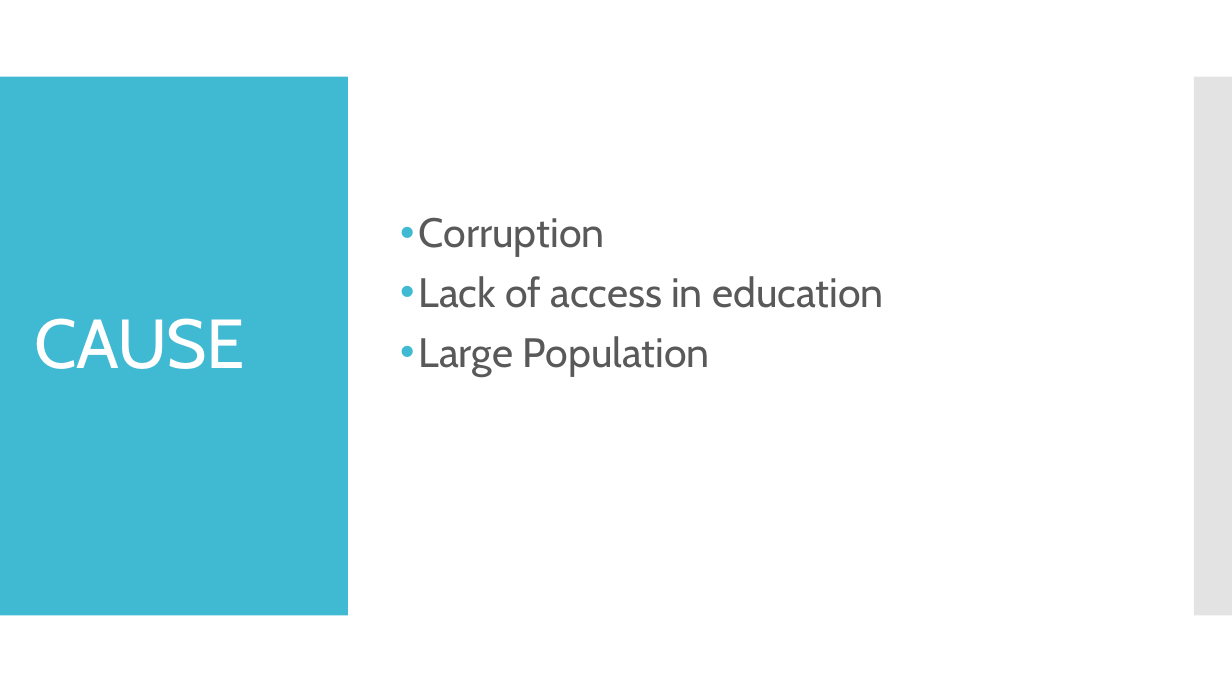
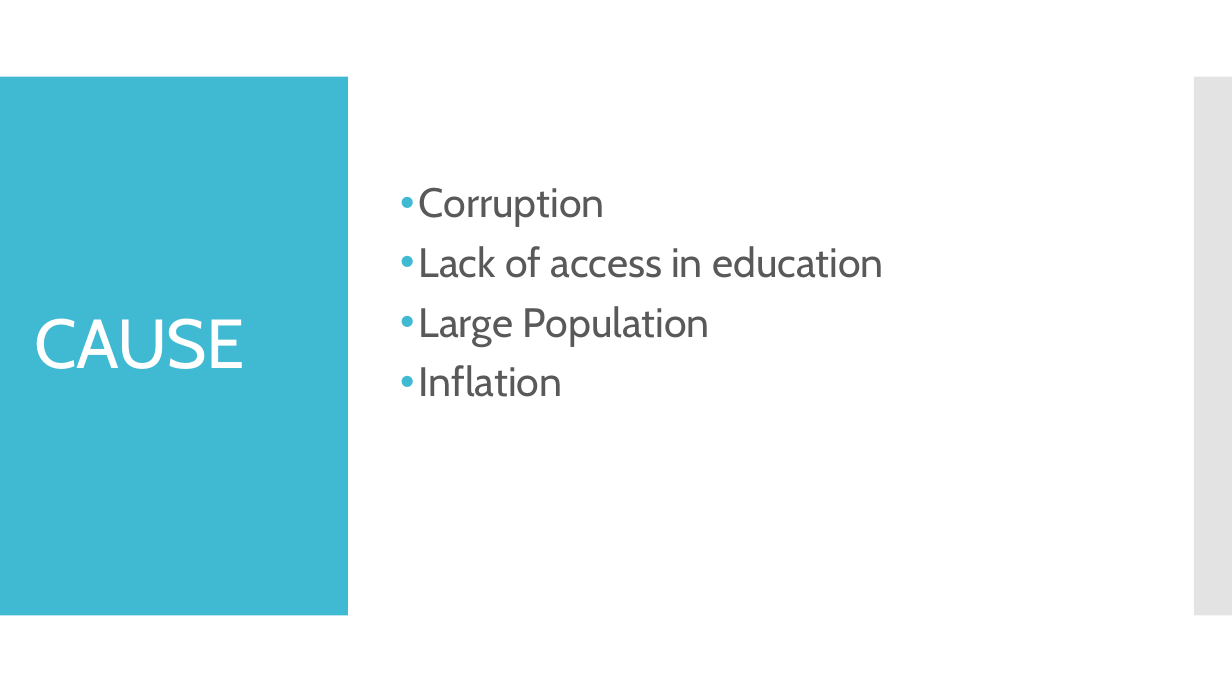
Before and after one commit to jcheramia7/IBMDESC-Poverty, a slide deck: slide 3 of Documentation/FinalPresentation.pptx. Drawn at 1232x693 pixels with LibreOffice and Linux fonts; fonts in the diff are those of the drawing. Boxes give left, top, right and bottom in pixels: in the first picture for what was removed or moved away, otherwise in the second. Text is boxed around its words. In the diff, an @@ line names an element or a change of style, - is before the commit and + after.

Commit message:
updated powerpoint

```diff
--- a/Documentation/FinalPresentation.pptx
+++ b/Documentation/FinalPresentation.pptx
@@ text at [419,365,563,397]: paragraph added @@
+• Inflation
```
